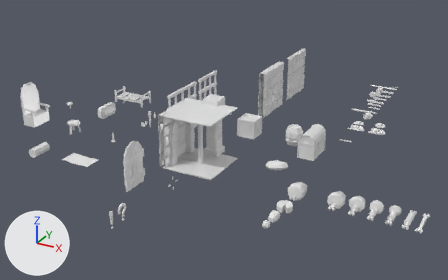
A saved change to the FBX model GoblinKing/Assets/GoblinKing/Models/assets.fbx.
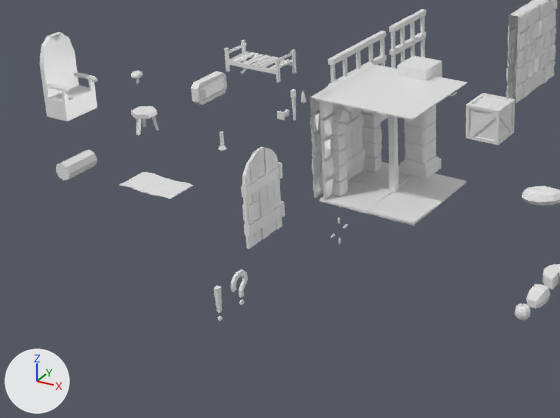
There are two pictures of each version: one whole from a 50 mm camera at (5.32, -9.79, 4.95) aimed at (-0.23, 0.31, -0.1), one close up on the part from 0% to 64% of the width and 23% to 99% of the height. Lighting does not change. The marker at lower left points along +X, +Y and +Z.

The first close-up shows 'Bed1', 'Bedroll2', 'BrickWall1', 'BrickWallHole1', 'CellWall1', 'DoorFrame1', 'LockedDoor1', 'Pillar1', 'StoneTileGround1', 'Throne', 'WoodenCrate', 'WoodenRoof1'.
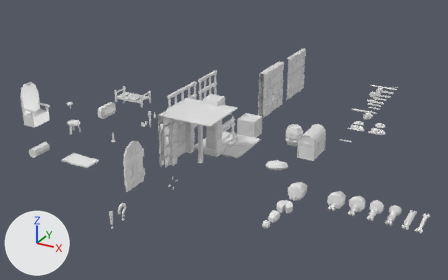
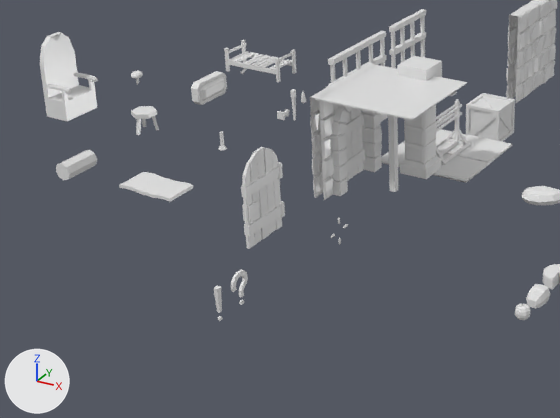
Commit message: Added weapon rack model

The change in detail:
Mesh me_weaponrack_001 is new.
It has 178 vertices, 152 faces and spans x -0.143..0.143, y -0.29..0.29, z -0.046..0.479.
It uses material mat_previewmaterial (white #e7e7e7).
Object 'StoneTileGround1' (ob_stonetileground1) moves from (0.0, -1.0, 0.0) to (0.0, 0.0, 0.0).
Object 'WeaponRack' (ob_weaponrack) is new; it shows me_weaponrack_001.
Its location is (0.0, 0.0, 0.0).

Location of each change, [x1, y1, x2, y2] in pixels of the close-ups (560 x 418 px):
'StoneTileGround1', moved
    before: [320, 162, 466, 225]
    after: [381, 128, 512, 183]
'WeaponRack', added
    after: [436, 99, 471, 164]
